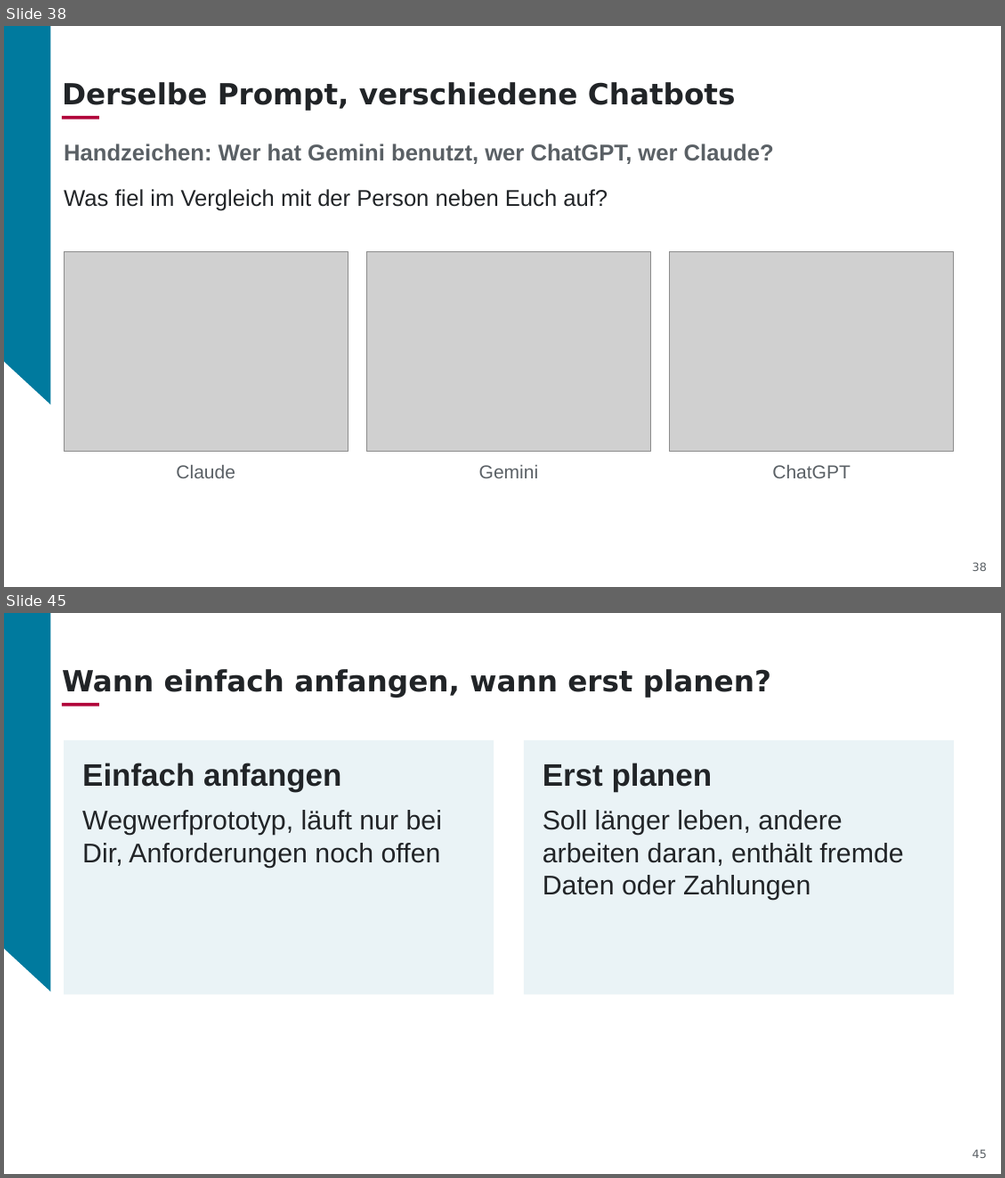
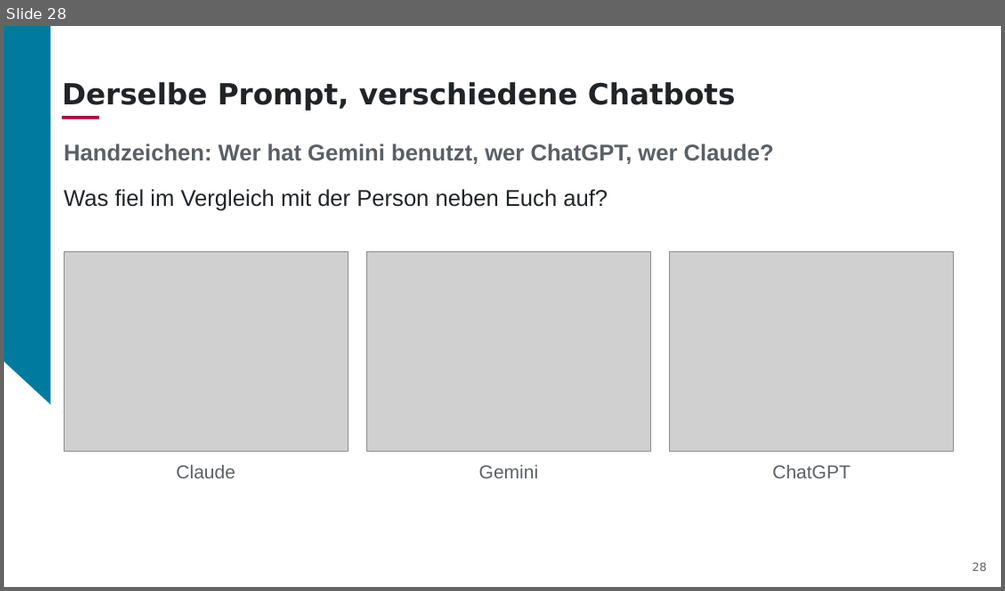
Before and after one commit to aihpi/workshop-rapid-prototyping, a slide deck: slides/01_workshop_rapid_prototyping_DE.pptx. Shown one above the other, each under a label of ours: slides 38 and 45 before the commit, slide 28 after it; the slides between them are not shown. The pictures are 1005x1178 and 1005x591 pixels, drawn with LibreOffice and Linux fonts; fonts in the diff are those of the drawing; grey boxes stand for pictures; background and template pictures are left out. Boxes give left, top, right and bottom in pixels: in the first picture for what was removed or moved away, otherwise in the second. Text is boxed around its words. In the diff, an @@ line names an element or a change of style, - is before the commit and + after.

```diff
--- a/slides/01_workshop_rapid_prototyping_DE.pptx
+++ b/slides/01_workshop_rapid_prototyping_DE.pptx
@@ slide 45 removed at <box>4,613,1001,1174</box>, background #007A9E; not listed: 2 template elements that a slide beside it also shows @@
@@ title removed at <box>62,669,771,698</box> @@
-Wann einfach anfangen, wann erst planen?
@@ rectangle removed at <box>62,703,99,706</box> @@
@@ rectangle removed at <box>64,740,494,995</box> @@
@@ rectangle removed at <box>524,740,954,995</box> @@
@@ text removed at <box>82,763,341,792</box> @@
-Einfach anfangen
@@ text removed at <box>542,763,712,792</box> @@
-Erst planen
@@ text removed at <box>82,810,442,868</box> @@
-Wegwerfprototyp, läuft nur bei Dir, Anforderungen noch offen
@@ text removed at <box>542,810,903,900</box> @@
-Soll länger leben, andere arbeiten daran, enthält fremde Daten oder Zahlungen
@@ page number removed at <box>972,1149,987,1158</box> @@
-45
@@ what was slide 38 is now slide 28 @@
@@ page number at <box>972,562,987,571</box>: text changed @@
-38
+28
```
Also in this commit, not shown: 7 slides changed, 6 slides added, 16 other slides removed, 1 other file.
